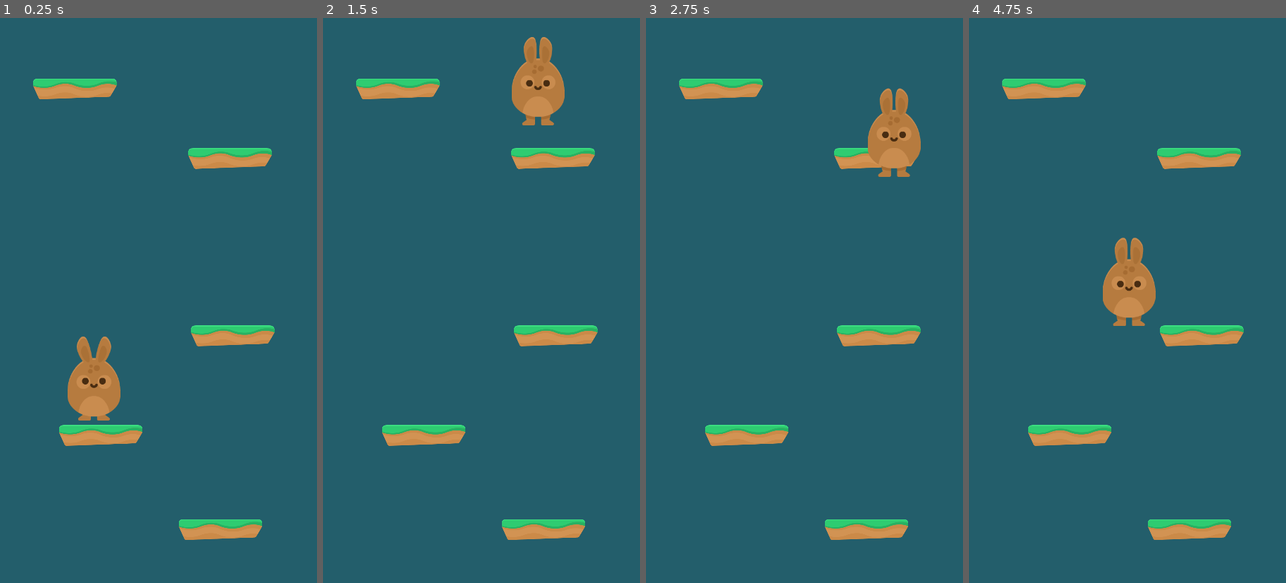
Above: before the commit, frames 1-4 (left to right).
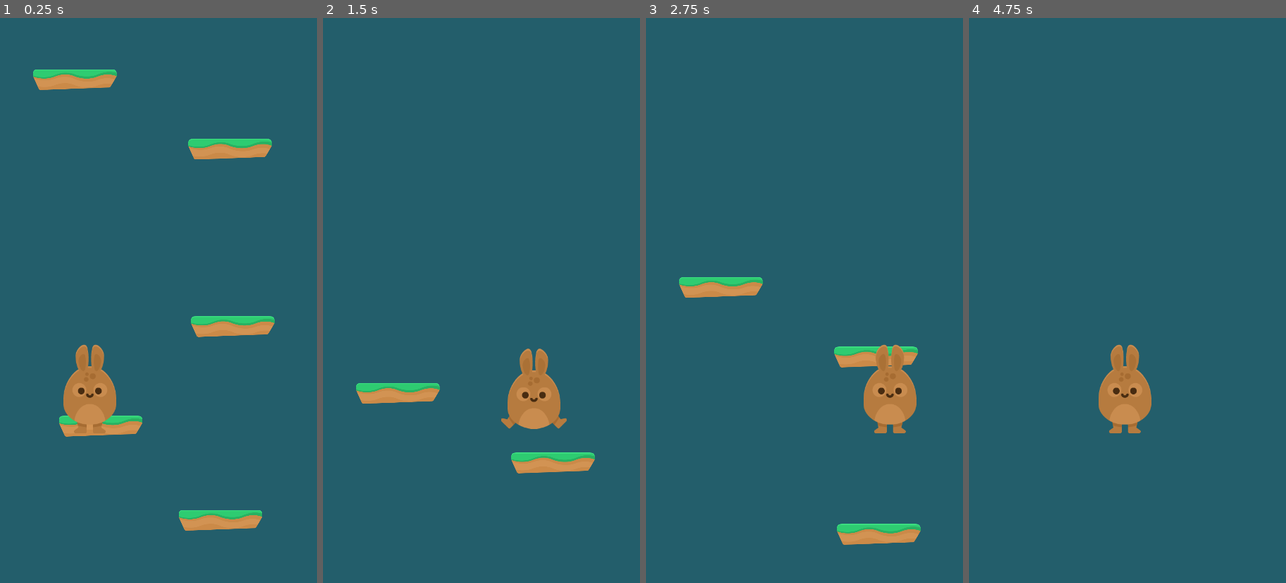
Above: after the commit, the same moments.

Repository: avodhel/Godot-Learn-Projects
Game: Godot game, scene res://Scenes/Game.tscn
Same seed, same stepped clock (60 frames per second), same inputs: the game is played once before the commit and once after it.
Inputs:
- Up to frame 1 (0.25 s): no input
- Up to frame 2 (1.5 s): tap Enter (ui_accept) at 0.5, 0.77 s; hold Right (ui_right) 0.53-1.28 s; hold Left (ui_left) from 1.28 s (still down)
- Up to frame 3 (2.75 s): tap Enter (ui_accept) at 1.52 s; release Left (ui_left) at 2.03 s; hold Right (ui_right) from 2.03 s (still down)
- Up to frame 4 (4.75 s): tap Enter (ui_accept) at 3.02, 3.77, 4.52 s; release Right (ui_right) at 3.53 s; hold Left (ui_left) from 3.53 s (still down)

The runs differ from the first frame. In frame 1, 6.6% of the frame differs, in the area x 10-87%, y 9-93%; in frame 2, 9.7%, in the area x 10-87%, y 3-93%; in frame 3, 9.0%; in frame 4, 8.0%.

Commit message:
Platform Jump v0.6(creating a camera which follows the player)

Diff:
--- a/Platform Jump/Scenes/Game.tscn
+++ b/Platform Jump/Scenes/Game.tscn
@@ -21,4 +21,4 @@
 position = Vector2( 169.998, 160.725 )
 
 [node name="Player" parent="." instance=ExtResource( 2 )]
-position = Vector2( 213.373, 570.004 )
+position = Vector2( 204.055, 486.142 )
--- a/Platform Jump/Scenes/Player.tscn
+++ b/Platform Jump/Scenes/Player.tscn
@@ -31,3 +31,13 @@
 
 [node name="CollisionShape2D" type="CollisionShape2D" parent="."]
 shape = SubResource( 2 )
+
+[node name="Camera" type="Camera2D" parent="."]
+offset = Vector2( 0, -200 )
+current = true
+limit_left = 0
+limit_right = 720
+drag_margin_top = 0.5
+drag_margin_bottom = 1.0
+editor_draw_limits = true
+editor_draw_drag_margin = true
--- a/Platform Jump/Scripts/Player.gd
+++ b/Platform Jump/Scripts/Player.gd
@@ -21,7 +21,7 @@
 	current_gravity = GRAVITY
 
 func _process(delta):
-	if !jumping:
+	if !jumping: # if player doesn't jump
 		_increment_gravity(delta)
 		position.y += current_gravity * delta #player falls down to the screen
 	else:
